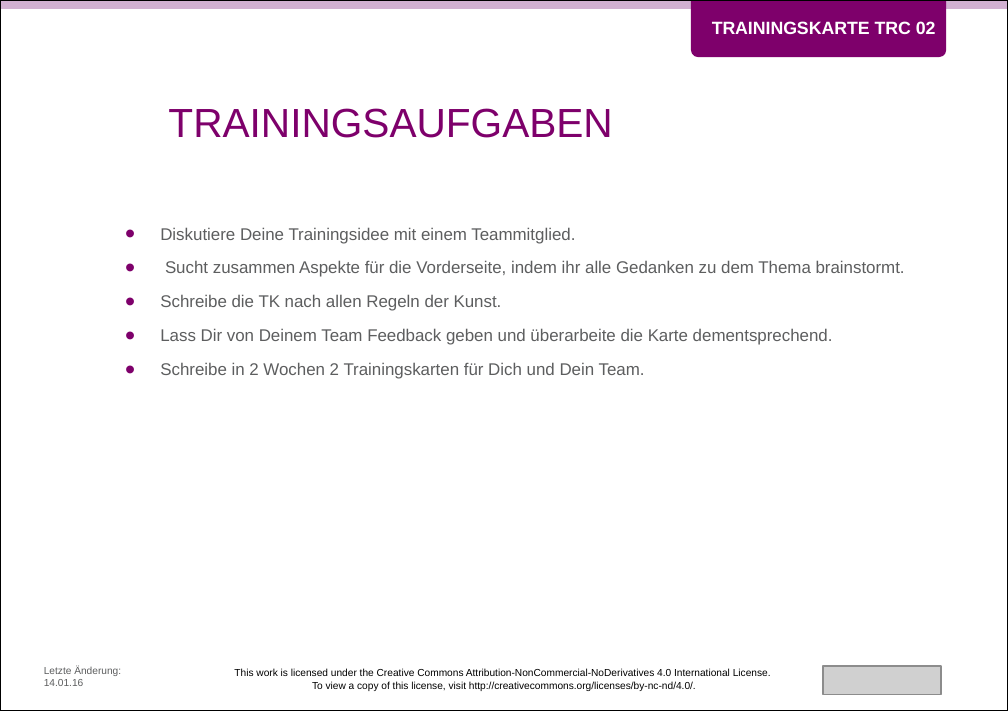
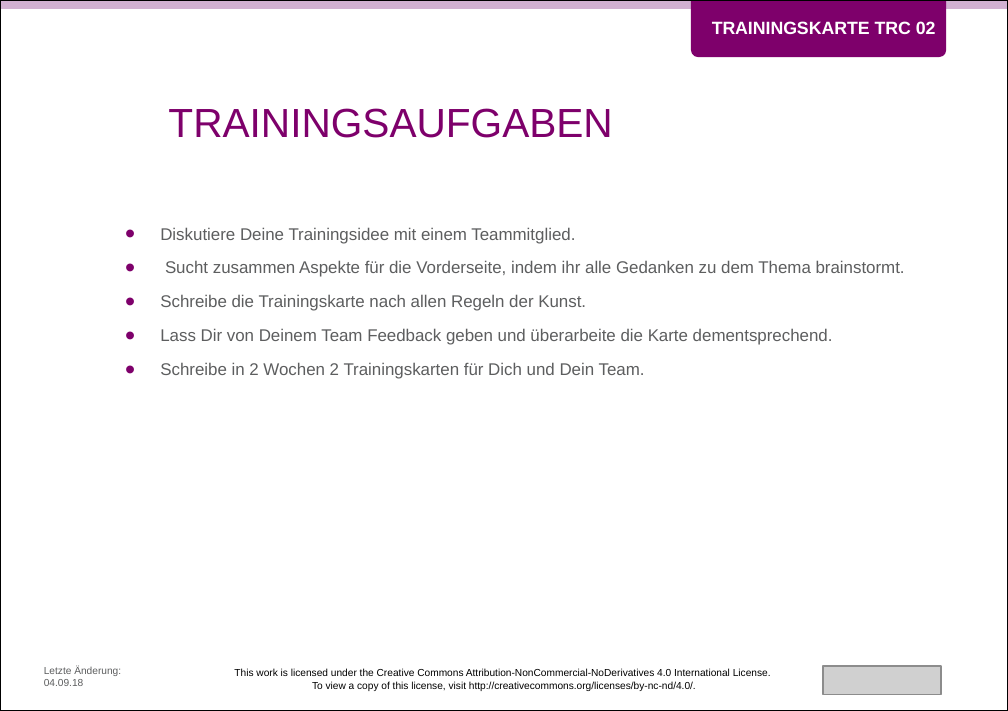
Before and after one commit to Teamtool/training-materials, a slide deck: slide 2 of training-cards/music moves/Training Cards (TRC)/ger/apprentice/ger_TRC_02_Trainingskarten_schreiben_MM_A.pptx. Drawn at 1008x711 pixels with LibreOffice and Linux fonts; fonts in the diff are those of the drawing; grey boxes stand for pictures; background and template pictures are left out. Boxes give left, top, right and bottom in pixels: in the first picture for what was removed or moved away, otherwise in the second. Text is boxed around its words. In the diff, an @@ line names an element or a change of style, - is before the commit and + after.

Commit message:
TCR 02 Trainingskarten schreiben
Für die Promotion angepasst

```diff
--- a/training-cards/music moves/Training Cards (TRC)/ger/apprentice/ger_TRC_02_Trainingskarten_schreiben_MM_A.pptx
+++ b/training-cards/music moves/Training Cards (TRC)/ger/apprentice/ger_TRC_02_Trainingskarten_schreiben_MM_A.pptx
@@ text at (160, 294, 586, 311): text changed @@
-• Schreibe die TK nach allen Regeln der Kunst.
+• Schreibe die Trainingskarte nach allen Regeln der Kunst.
@@ text at (44, 666, 121, 686): text changed @@
-Letzte Änderung: 14.01.16
+Letzte Änderung: 04.09.18
```
Also in this commit, not shown: 1 other slide changed, 1 other file.
